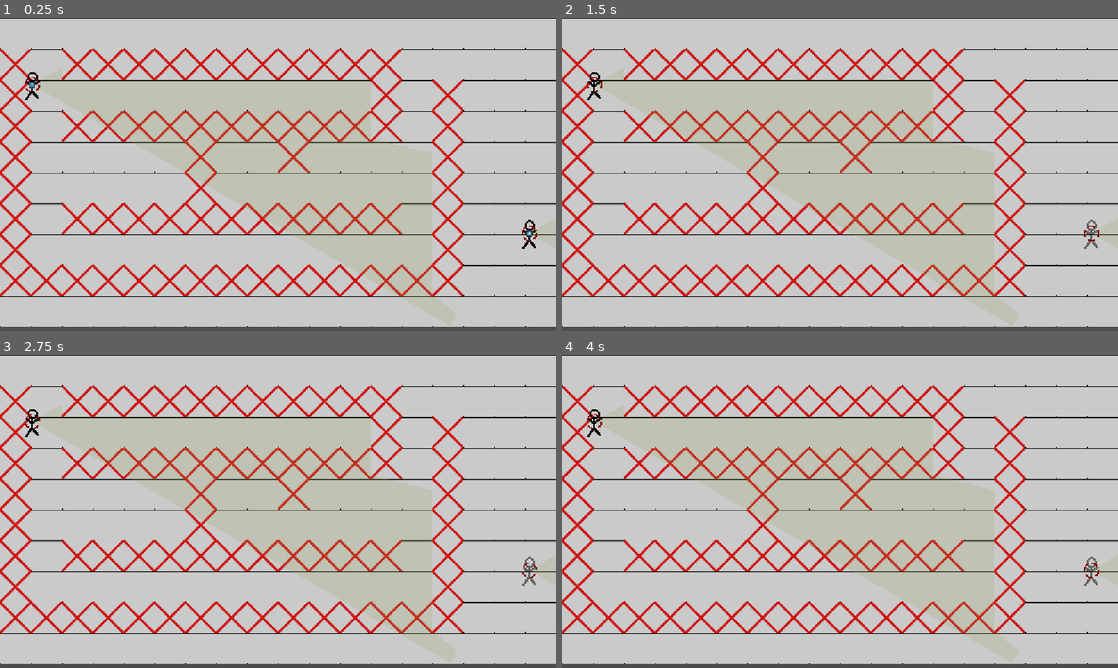
Above: before the commit, frames 1-4 (two rows, left to right).
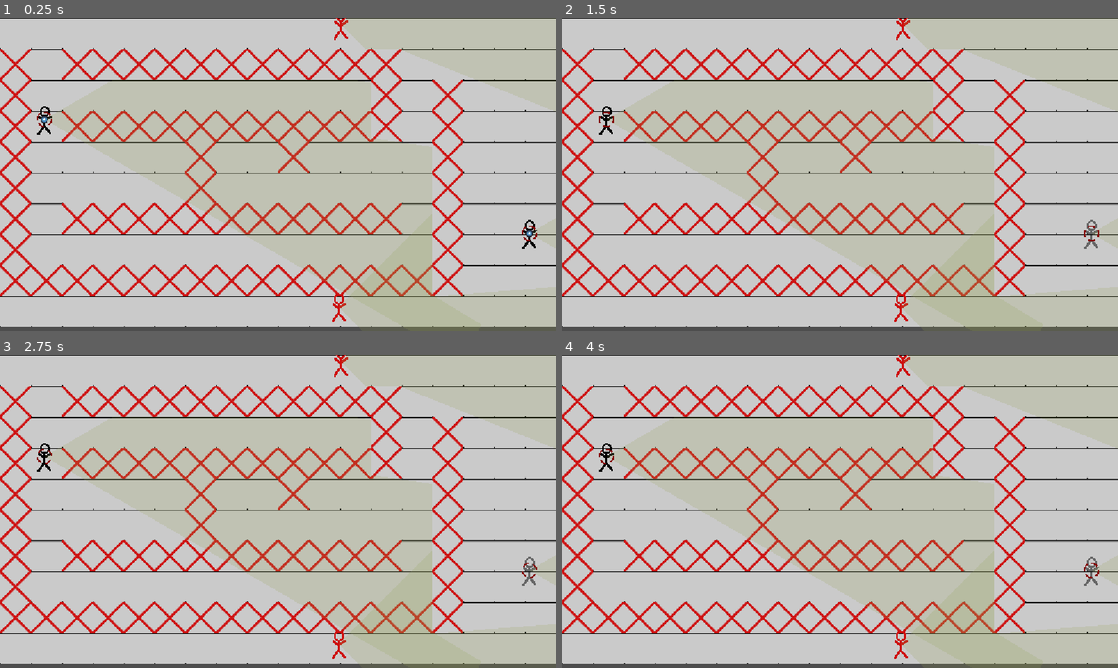
Above: after the commit, the same moments.

Repository: NevenIlincic/Tactical_Move
Game: Godot game, scene res://Scenes/Test_Scene.tscn
The game is run twice, just before and just after one commit, with the same random seed, the same clock (stepped at 60 frames per second) and the same inputs. The engine's default icon, where the game draws it, is replaced by a stand-in: a white triangle on a blue panel in a dark square.
Inputs (mouse positions are in pixels of both pictures, inside the frame that each line leads up to):
- Up to frame 1 (0.25 s): no input
- Up to frame 2 (1.5 s): tap Enter at 0.5 s; move the mouse to (595, 83) at 0.52 s; press the mouse at (595, 83) at 0.53 s; tap W (reset_look_at_path) at 1.25 s; move the mouse to (1090, 233) at 1.27 s; release the mouse at (1090, 233) at 1.28 s; tap Space (move_confirm) at 1.35 s; click (1090, 233) at 1.42 s
- Up to frame 3 (2.75 s): tap Q (reset_path) at 2 s; move the mouse to (333, 442) at 2.02 s; right-click (333, 442) at 2.1 s; click (333, 442) at 2.17 s
- Up to frame 4 (4 s): tap X (reset_rotate_player_after_move) at 2.75 s; move the mouse to (812, 574) at 2.77 s; tap Z (rotate_player_after_move) at 2.85 s; click (812, 574) at 2.92 s; tap Space (move_confirm) at 3.5 s; move the mouse to (1006, 558) at 3.52 s; press the mouse at (1006, 558) at 3.53 s

The runs differ from the first frame. In frame 1, 2.6% of the frame differs, in the area x 4-100%, y 0-100%; in frame 2, 2.6%; in frame 3, 2.6%; in frame 4, 2.6%.

Commit message:
[ADD] Calculating enemy distance from shortest cover

Diff:
--- a/Scenes/Test_Scene.tscn
+++ b/Scenes/Test_Scene.tscn
@@ -153,6 +153,15 @@
 weapon_stats = ExtResource("13_tq75k")
 metadata/_custom_type_script = "uid://bmr38t2grjqqv"
 
+[sub_resource type="NavigationPolygon" id="NavigationPolygon_6uspl"]
+vertices = PackedVector2Array(970, 586, 1145, 628.03125, 6.1484375, 631.96094, 886, 586, 842, 266, 842, 54, 886, 118, 1145, 13.921875, 970, 118, 758, 266, 118, 138, 758, 138, 15.84375, 5.0703125, 118, 54)
+polygons = Array[PackedInt32Array]([PackedInt32Array(0, 1, 2, 3), PackedInt32Array(4, 5, 6, 3), PackedInt32Array(7, 1, 0, 8), PackedInt32Array(4, 3, 2, 9), PackedInt32Array(10, 11, 9, 2), PackedInt32Array(10, 2, 12, 13), PackedInt32Array(13, 12, 7, 5), PackedInt32Array(5, 7, 8, 6)])
+outlines = Array[PackedVector2Array]([PackedVector2Array(6, -5, 1155, 4, 1155, 638, -4, 642)])
+parsed_geometry_type = 1
+parsed_collision_mask = 4294967041
+source_geometry_mode = 2
+source_geometry_group_name = &"wall"
+
 [node name="Node2D" type="Node2D" unique_id=1609049363 groups=["Level"]]
 script = ExtResource("1_4ms0o")
 
@@ -162,28 +171,28 @@
 
 [node name="Path_Line" type="Line2D" parent="." unique_id=780851806]
 
-[node name="StaticBody2D" type="StaticBody2D" parent="." unique_id=1702938192]
+[node name="StaticBody2D" type="StaticBody2D" parent="." unique_id=1702938192 groups=["wall"]]
 position = Vector2(928, 288)
 
 [node name="CollisionShape2D" type="CollisionShape2D" parent="StaticBody2D" unique_id=1953621873]
 position = Vector2(0, 64)
 shape = SubResource("RectangleShape2D_06txj")
 
-[node name="StaticBody2D2" type="StaticBody2D" parent="." unique_id=1451802714]
+[node name="StaticBody2D2" type="StaticBody2D" parent="." unique_id=1451802714 groups=["wall"]]
 position = Vector2(480, 96)
 
 [node name="CollisionShape2D" type="CollisionShape2D" parent="StaticBody2D2" unique_id=794179377]
 position = Vector2(-32, 0)
 shape = SubResource("RectangleShape2D_jjc5n")
 
-[node name="StaticBody2D3" type="StaticBody2D" parent="." unique_id=1690032868]
+[node name="StaticBody2D3" type="StaticBody2D" parent="." unique_id=1690032868 groups=["wall"]]
 position = Vector2(800, 160)
 
 [node name="CollisionShape2D" type="CollisionShape2D" parent="StaticBody2D3" unique_id=357753609]
 shape = SubResource("RectangleShape2D_fhwqp")
 
 [node name="Player" parent="." unique_id=1108589071 instance=ExtResource("4_10mtb")]
-position = Vector2(67, 138)
+position = Vector2(92, 210)
 soldier_stats = SubResource("Resource_grcoo")
 weapons = Array[ExtResource("6_mykrp")]([SubResource("Resource_yn6en")])
 
@@ -194,7 +203,7 @@
 weapons = Array[ExtResource("6_mykrp")]([SubResource("Resource_gmncr")])
 
 [node name="Enemy2" parent="." unique_id=2085944523 instance=ExtResource("5_svcn8")]
-position = Vector2(275, 590)
+position = Vector2(706, 13)
 soldier_stats = SubResource("Resource_518se")
 weapons = Array[ExtResource("6_mykrp")]([SubResource("Resource_3vrl3")])
 
@@ -203,3 +212,24 @@
 current_engagement_rule = 2
 soldier_stats = SubResource("Resource_q2r4x")
 weapons = Array[ExtResource("6_mykrp")]([SubResource("Resource_kw30y")])
+
+[node name="Marker2D" type="Marker2D" parent="." unique_id=245030149 groups=["a_star_point"]]
+position = Vector2(783, 317)
+
+[node name="Marker2D2" type="Marker2D" parent="." unique_id=1202106414 groups=["a_star_point"]]
+position = Vector2(1047, 349)
+
+[node name="Marker2D3" type="Marker2D" parent="." unique_id=1217688864 groups=["a_star_point"]]
+position = Vector2(532, 232)
+
+[node name="Marker2D4" type="Marker2D" parent="." unique_id=692773227 groups=["a_star_point"]]
+position = Vector2(257, 236)
+
+[node name="Marker2D5" type="Marker2D" parent="." unique_id=1350548604 groups=["a_star_point"]]
+position = Vector2(866, 612)
+
+[node name="Marker2D6" type="Marker2D" parent="." unique_id=1929799977 groups=["a_star_point"]]
+position = Vector2(1003, 611)
+
+[node name="NavigationRegion2D" type="NavigationRegion2D" parent="." unique_id=424842699]
+navigation_polygon = SubResource("NavigationPolygon_6uspl")
--- a/Scenes/test_scene.gd
+++ b/Scenes/test_scene.gd
@@ -15,16 +15,14 @@
 
 var current_state: State
 
-var nesto
+var cover_points: Array
+
 func _ready() -> void:
 	for player in get_tree().get_nodes_in_group("Player"):
 		if player is Player:
 			players[player] = true
-	#for enemy in get_tree().get_nodes_in_group("enemy_node"):
-		#if enemy is Enemy:
-			#enemies[enemy] = true
+	cover_points = get_tree().get_nodes_in_group("a_star_point")
 
-	#Signals.get_alive_enemies.emit(enemies)
 	setup_grid()
 	connect_to_signals()
 	current_state = PlayerSetMoveState.new([self])
@@ -34,7 +32,10 @@
 	current_state._physics_process(delta)
 
 func get_alive_players() -> Dictionary:
-	return players
+	var alive_players: Dictionary = {}
+	for player in get_tree().get_nodes_in_group("Player"):
+		alive_players[player] = true
+	return alive_players
 
 func get_alive_enemies() -> Dictionary:
 	return enemies
@@ -76,6 +77,7 @@
 		#grid.set_point_solid(tile, true)
 
 
+
 @onready var path_line: Line2D = $Path_Line
 var start_tile: Vector2i = Vector2i(0,0)
 
--- a/Scripts/Soldier/Enemy/enemy.gd
+++ b/Scripts/Soldier/Enemy/enemy.gd
@@ -5,6 +5,10 @@
 @export var HP: float = 100.0
 #FOR PLAYER
 var num_seen_by: int = 0
+
+#FOR ENEMY
+var alive_players: Dictionary = {}
+var level: Level
 
 func when_spotted():
 	visible = true
@@ -17,9 +21,10 @@
 
 func _ready() -> void:
 	super._ready()
-	visible = false
+	#visible = false
 	engagement_strategy = StopShootFollowingStrategy.new()
 	point_to_look = Vector2.ZERO
+	level = get_tree().get_first_node_in_group("Level")
 
 func set_point_to_look(point):
 	point_to_look = point
@@ -28,9 +33,7 @@
 
 
 func _pre_move_actions():
-	#ADD LOGIC FOR PLAYER MOVEMENT (probably will use built-in A* algorithm)
-	#var i: int = randi() % 500 + 1
-	#player_path.append(Vector2(i, i)) #Only for test
+	evaluate_best_move()
 	Signals.player_move_finished.emit(self)
 	#check_soldier_has_action()
 
@@ -44,3 +47,63 @@
 	pass
 	#print("OVDE")
 	#hide_enemy()
+
+func evaluate_best_move():
+	var path_data: Dictionary = get_closest_cover()
+	var path = path_data["shortest_path"]
+	var distance_to_nearest_cover = path_data["minimum_length"]
+	var cover_point: Marker2D = path_data["closest_cover"]
+
+	var alive_players: Dictionary = level.get_alive_players()
+	var best_move: Dictionary = {}
+	var best_score: float = 0.0
+
+	var current_HP: float = soldier_stats.HP.get_value()
+	for player in alive_players:
+		pass
+
+func get_nearest_marker(from_position: Vector2, markers: Array) -> Marker2D:
+	var nearest_marker: Marker2D = null
+	var shortest_distance: float = INF # Postavljamo na beskonačno na početku
+
+	for marker in markers:
+		if not is_instance_valid(marker):
+			continue
+
+		var current_distance = from_position.distance_to(marker.global_position)
+
+		if current_distance < shortest_distance:
+			shortest_distance = current_distance
+			nearest_marker = marker
+
+	return nearest_marker
+
+func get_path_lenth_to_cover(cover: Marker2D):
+	var map_rid = get_world_2d().navigation_map
+
+	var path = NavigationServer2D.map_get_path(map_rid, global_position, cover.global_position, true)
+	var total_length = 0.0
+
+	for i in range(path.size() - 1):
+		total_length += path[i].distance_to(path[i + 1])
+	return {
+		"cover": cover,
+		"path_length": total_length,
+		"path": path
+	}
+
+func get_closest_cover():
+	var best_cover: Marker2D = null
+	var best_path = null
+	var best_length: float = INF
+	for cover in level.cover_points:
+		var data: Dictionary = get_path_lenth_to_cover(cover)
+		if best_length > data["path_length"]:
+			best_length = data["path_length"]
+			best_cover = data["cover"]
+			best_path = data["path"]
+	return {
+		"shortest_path": best_path,
+		"minimum_length": best_length,
+		"closest_cover": best_cover
+		}
